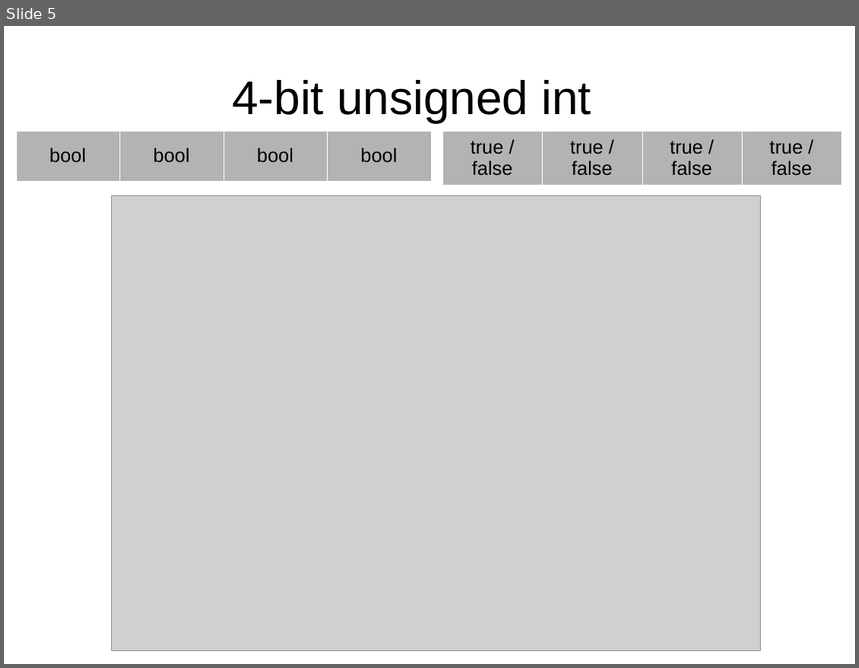
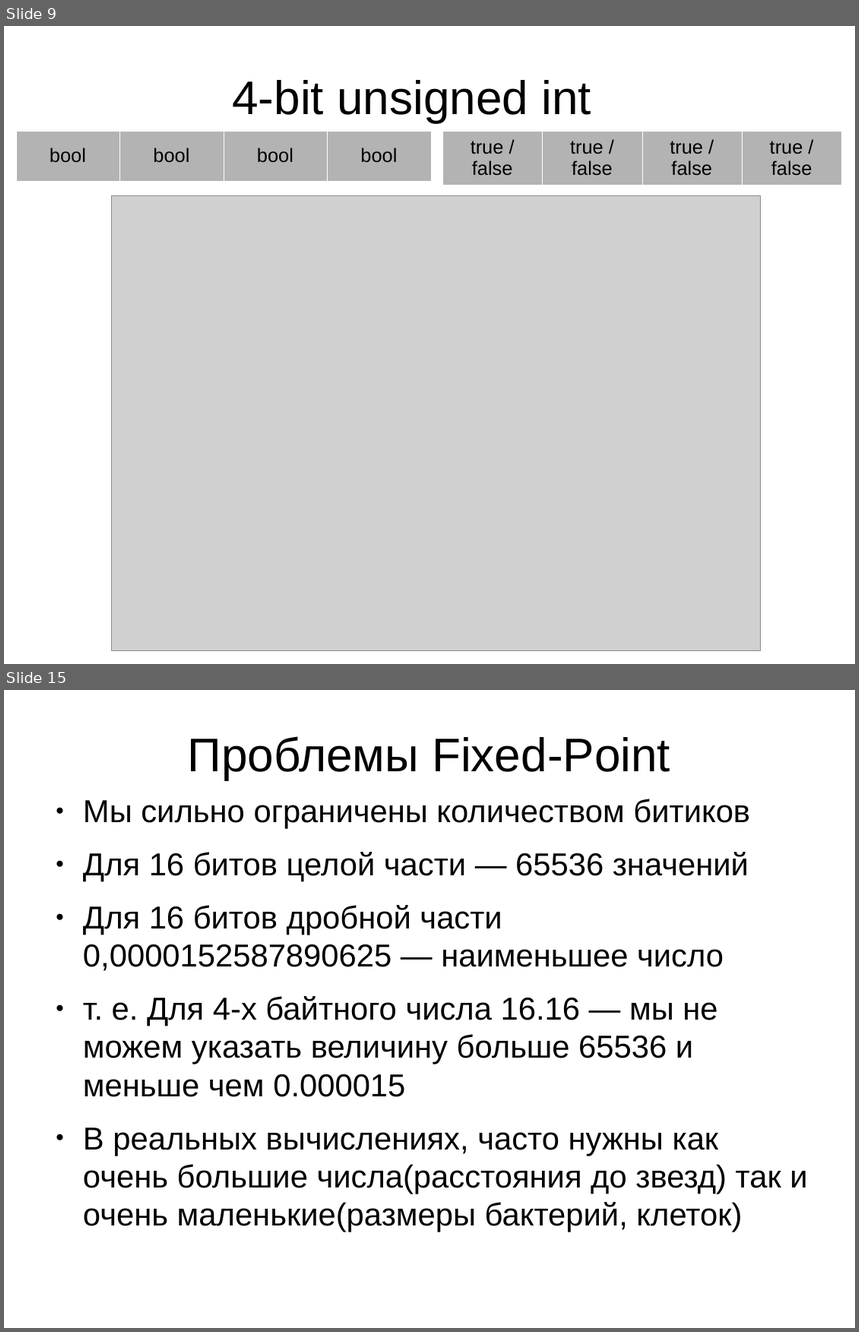
Before and after one commit to leanid/om, a slide deck: class-00-basic-prog/03-int-type/docs/bool_to_float.odp. Shown one above the other, each under a label of ours: slide 5 before the commit, slides 9 and 15 after it; the slides between them are not shown. The pictures are 859x668 and 859x1332 pixels, drawn with LibreOffice and Linux fonts; fonts in the diff are those of the drawing; grey boxes stand for pictures; background and template pictures are left out. Boxes give left, top, right and bottom in pixels: in the first picture for what was removed or moved away, otherwise in the second. Text is boxed around its words. In the diff, an @@ line names an element or a change of style, - is before the commit and + after.

```diff
--- a/class-00-basic-prog/03-int-type/docs/bool_to_float.odp
+++ b/class-00-basic-prog/03-int-type/docs/bool_to_float.odp
@@ slide 15 added at (4,690,855,1328), background #FFFFFF @@
@@ title added at (188,736,671,780), 44 pt, text #000000 @@
+Проблемы Fixed-Point
@@ text added at (83,799,807,1233), 29.6 pt, text #000000 @@
+● Мы сильно ограничены количеством битиков
+● Для 16 битов целой части — 65536 значений
+● Для 16 битов дробной части 0,0000152587890625 — наименьшее число
+● т. е. Для 4-х байтного числа 16.16 — мы не можем указать величину больше 65536 и меньше чем 0.000015
+● В реальных вычислениях, часто нужны как очень большие числа(расстояния до звезд) так и очень маленькие(размеры бактерий, клеток)
@@ what was slide 5 is now slide 9 @@
```
Also in this commit, not shown: 15 other slides added, 1 other file.
